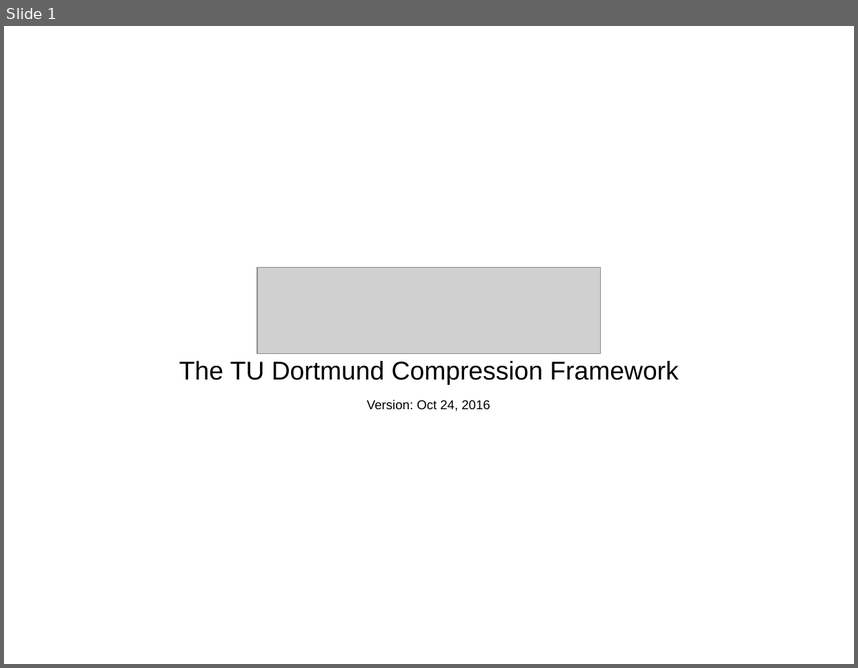
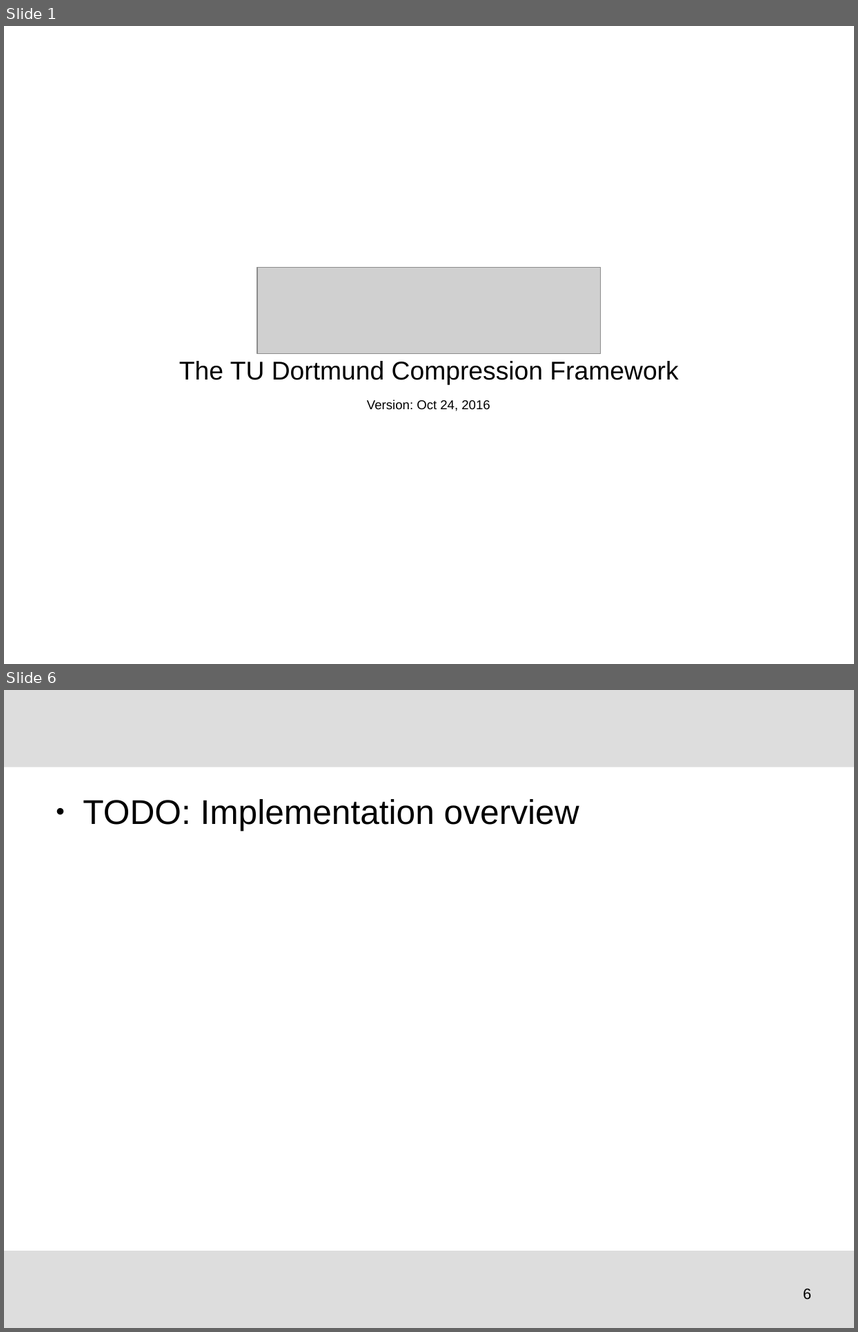
Before and after one commit to tudocomp/tudocomp, a slide deck: etc/presentation.odp. Shown one above the other, each under a label of ours: slide 1 before the commit, slides 1 and 6 after it; the slides between them are not shown. The pictures are 858x668 and 858x1332 pixels, drawn with LibreOffice and Linux fonts; fonts in the diff are those of the drawing; grey boxes stand for pictures; background and template pictures are left out. Boxes give left, top, right and bottom in pixels: in the first picture for what was removed or moved away, otherwise in the second. Text is boxed around its words. In the diff, an @@ line names an element or a change of style, - is before the commit and + after.

```diff
--- a/etc/presentation.odp
+++ b/etc/presentation.odp
@@ slide 6 added at (x1=4, y1=690, x2=854, y2=1328), background #FFFFFF @@
@@ rectangle added at (x1=4, y1=690, x2=854, y2=767), fill #DDDDDD @@
@@ text added at (x1=83, y1=799, x2=579, y2=831), 32 pt, text #000000 @@
+● TODO: Implementation overview
@@ rectangle added at (x1=4, y1=1251, x2=854, y2=1328), fill #DDDDDD @@
@@ page number added at (x1=803, y1=1288, x2=811, y2=1299), 14 pt, text #000000 @@
+6
```
Also in this commit, not shown: 7 slides changed.
